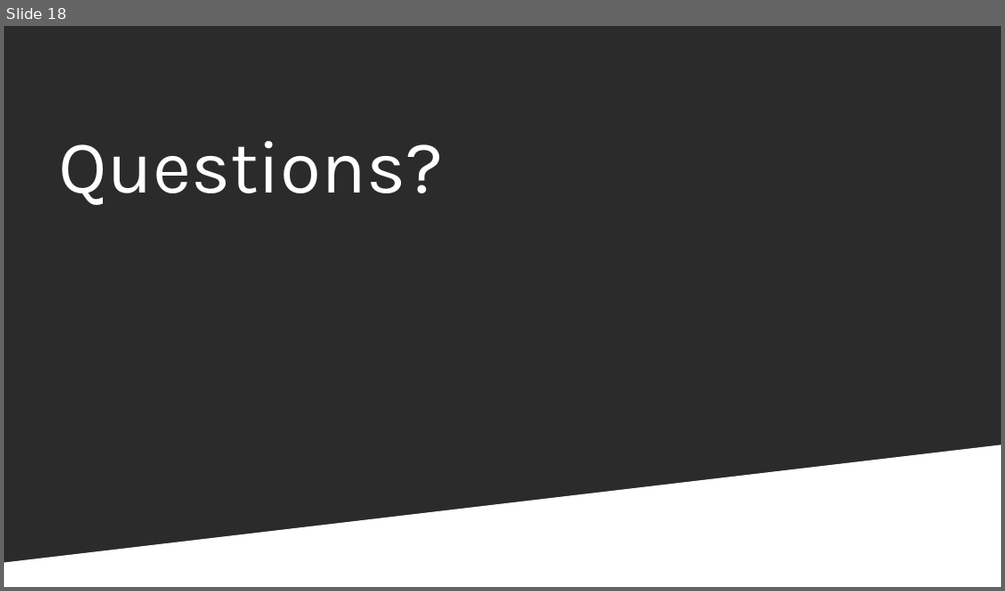
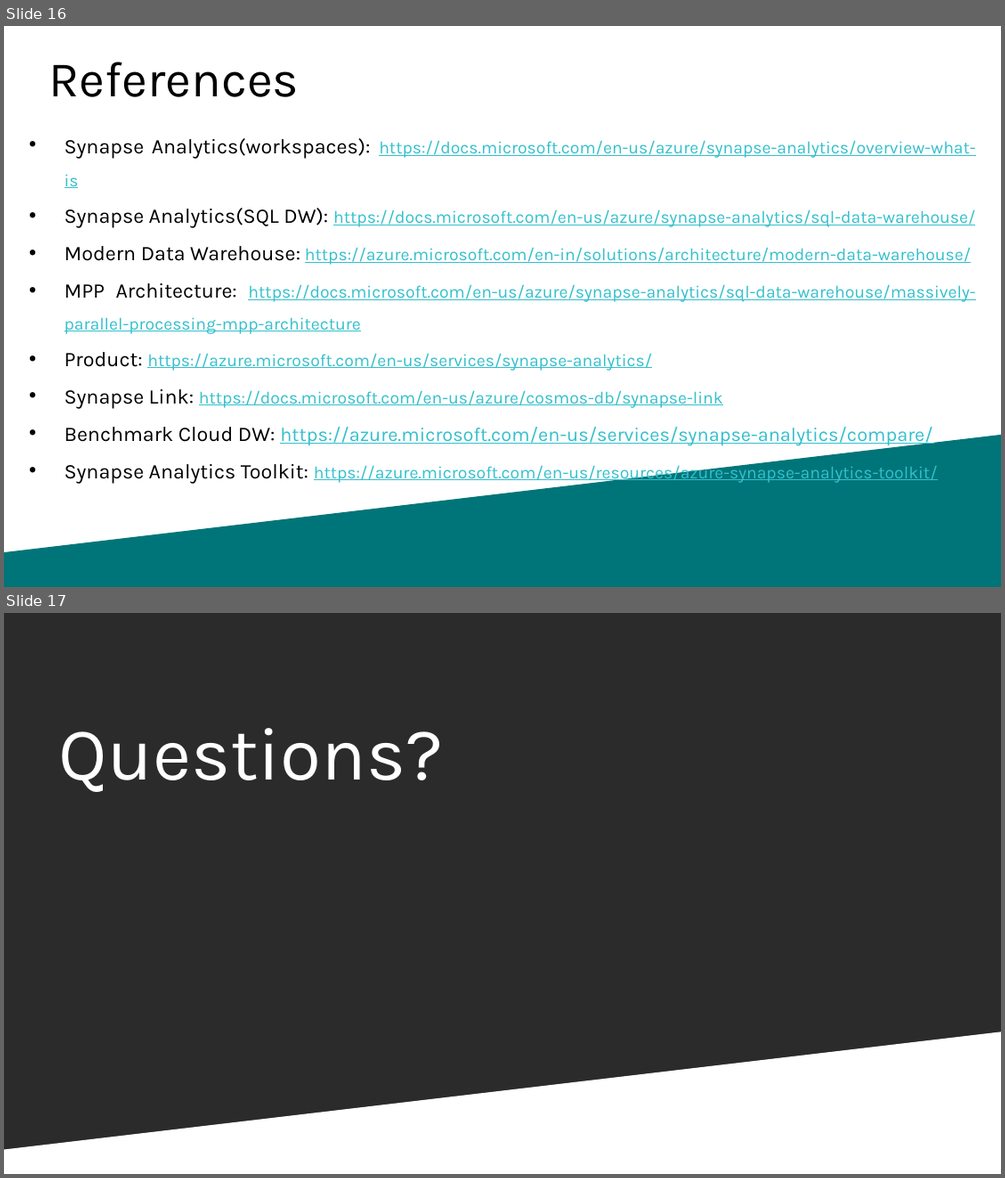
Before and after one commit to sidneyocirqueira/azure-synapse-analytics, a slide deck: PPTs/PASS_Marathon_Portuguese_AzureSynapseAnalytics.pptx. Shown one above the other, each under a label of ours: slide 18 before the commit, slides 16 and 17 after it. The pictures are 1005x591 and 1005x1178 pixels, drawn with LibreOffice and Linux fonts; fonts in the diff are those of the drawing; background and template pictures are left out; a plain dark background stands for a picture behind light text. Boxes give left, top, right and bottom in pixels: in the first picture for what was removed or moved away, otherwise in the second. Text is boxed around its words. In the diff, an @@ line names an element or a change of style, - is before the commit and + after.

```diff
--- a/PPTs/PASS_Marathon_Portuguese_AzureSynapseAnalytics.pptx
+++ b/PPTs/PASS_Marathon_Portuguese_AzureSynapseAnalytics.pptx
@@ slide 16 added at bbox=[4, 26, 1001, 587], background #FFFFFF @@
@@ title added at bbox=[49, 62, 299, 97], 36 pt, text #000000 @@
+References
@@ text added at bbox=[65, 138, 975, 483], 12.5 pt, text #33C0CD, underline @@
+• Synapse Analytics(workspaces): https://docs.microsoft.com/en-us/azure/synapse-analytics/overview-what-is
+• Synapse Analytics(SQL DW): https://docs.microsoft.com/en-us/azure/synapse-analytics/sql-data-warehouse/
+• Modern Data Warehouse: https://azure.microsoft.com/en-in/solutions/architecture/modern-data-warehouse/
+• MPP Architecture: https://docs.microsoft.com/en-us/azure/synapse-analytics/sql-data-warehouse/massively-parallel-processing-mpp-architecture
+• Product: https://azure.microsoft.com/en-us/services/synapse-analytics/
+• Synapse Link: https://docs.microsoft.com/en-us/azure/cosmos-db/synapse-link
+• Benchmark Cloud DW: https://azure.microsoft.com/en-us/services/synapse-analytics/compare/
+• Synapse Analytics Toolkit: https://azure.microsoft.com/en-us/resources/azure-synapse-analytics-toolkit/
@@ freeform shape added at bbox=[4, 435, 1001, 587], fill #007579 @@
@@ what was slide 18 is now slide 17 @@
```
Also in this commit, not shown: 3 slides changed, 2 other slides added, 4 slides removed.
